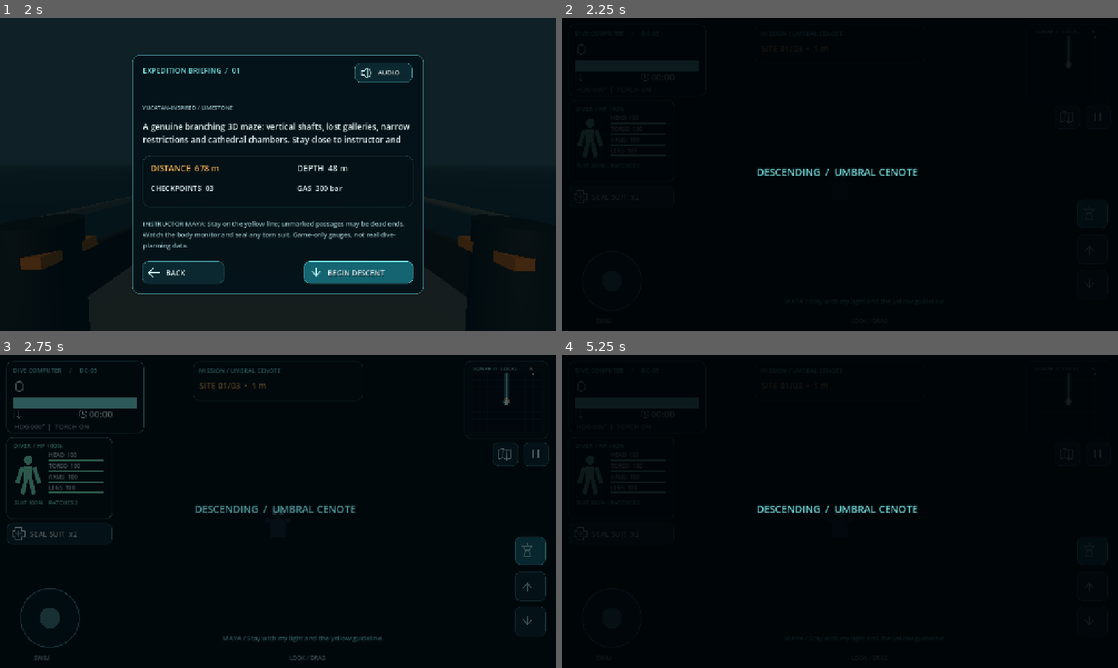
Above: before the commit, frames 1-4 (two rows, left to right).
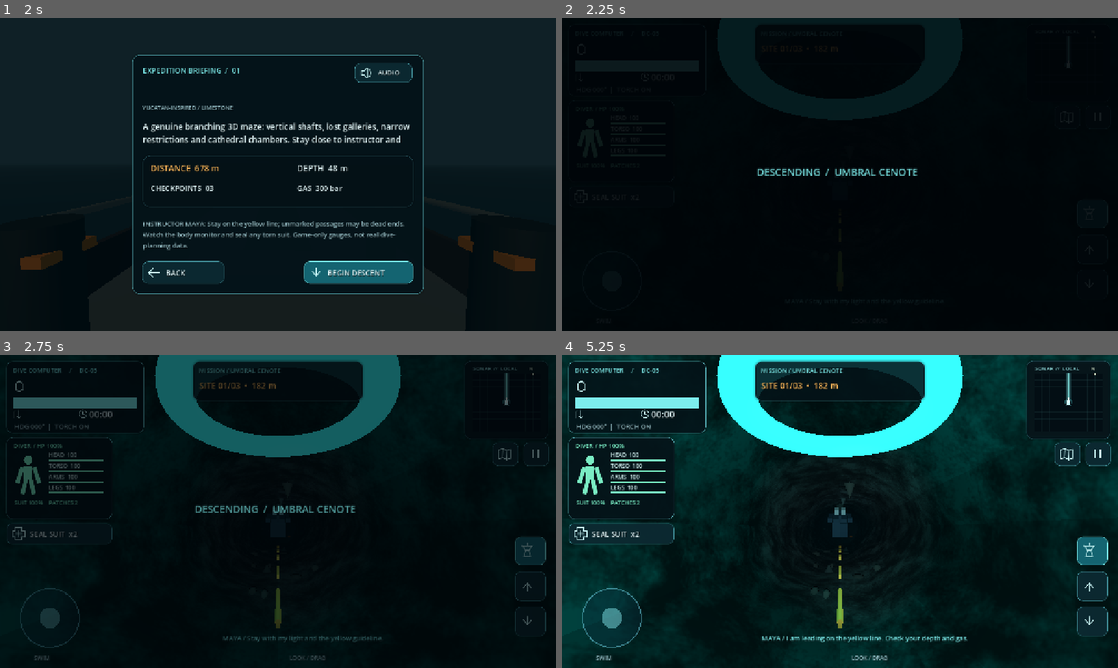
Above: after the commit, the same moments.

Repository: Ihsan113/Cavingdiving
Game: Godot game, scene res://scenes/main.tscn
Same seed, same stepped clock (60 frames per second), same inputs: the game is played once before the commit and once after it.
Inputs (mouse positions are in pixels of both pictures, inside the frame that each line leads up to):
- Up to frame 1 (2 s): click "START EXPEDITION" at 0.5 s; click "CONTINUE" at 1.25 s
- Up to frame 2 (2.25 s): click "BEGIN DESCENT" at 2 s
- Up to frame 3 (2.75 s): no input
- Up to frame 4 (5.25 s): tap Enter at 2.75 s; move the mouse to (962, 495) at 2.77 s; hold D 2.78-3.5 s; hold Ctrl 2.78-3.5 s; click (962, 495) at 2.92 s; tap Space at 3.02 s; drag from (728, 527) to (812, 574) at 3.52 s; click "SKIP" at 4.25 s; click (784, 583) at 5 s, where only the run before the commit has a clickable "DIVE AGAIN"

Frame 1 is identical in both runs. In frame 3, 6.0% of the frame differs, in the area x 27-92%, y 0-88%; in frame 4, 47%, in the area x 0-100%, y 0-100%.
Error before the commit: Trying to assign an array of type "Array" to a variable of type "Array[int]". (res://scripts/cave_builder.gd:25)

Commit message:
fix(cave): populate typed junction index array safely for Godot 4.7

Diff:
--- a/scripts/cave_builder.gd
+++ b/scripts/cave_builder.gd
@@ -22,9 +22,17 @@
     branches = Sites.branches_for(site_index)
     for branch in branches:
         branch_samples.append(_bake(branch))
-    junction_indices = Sites.junction_indices(site_index)
-    for index in junction_indices:
-        junction_positions.append(route[index])
+    # Godot's typed Array[int] cannot receive an untyped Array directly.
+    # Append validated elements individually instead of assigning the source array.
+    junction_indices.clear()
+    junction_positions.clear()
+    for raw_index in Sites.junction_indices(site_index):
+        var index: int = int(raw_index)
+        if index >= 0 and index < route.size():
+            junction_indices.append(index)
+            junction_positions.append(route[index])
+        else:
+            push_warning("Skipping invalid cave junction %d" % index)
     cave_material = StandardMaterial3D.new()
     cave_material.albedo_color = Color(0.73,0.80,0.78)
     cave_material.roughness = 0.98
